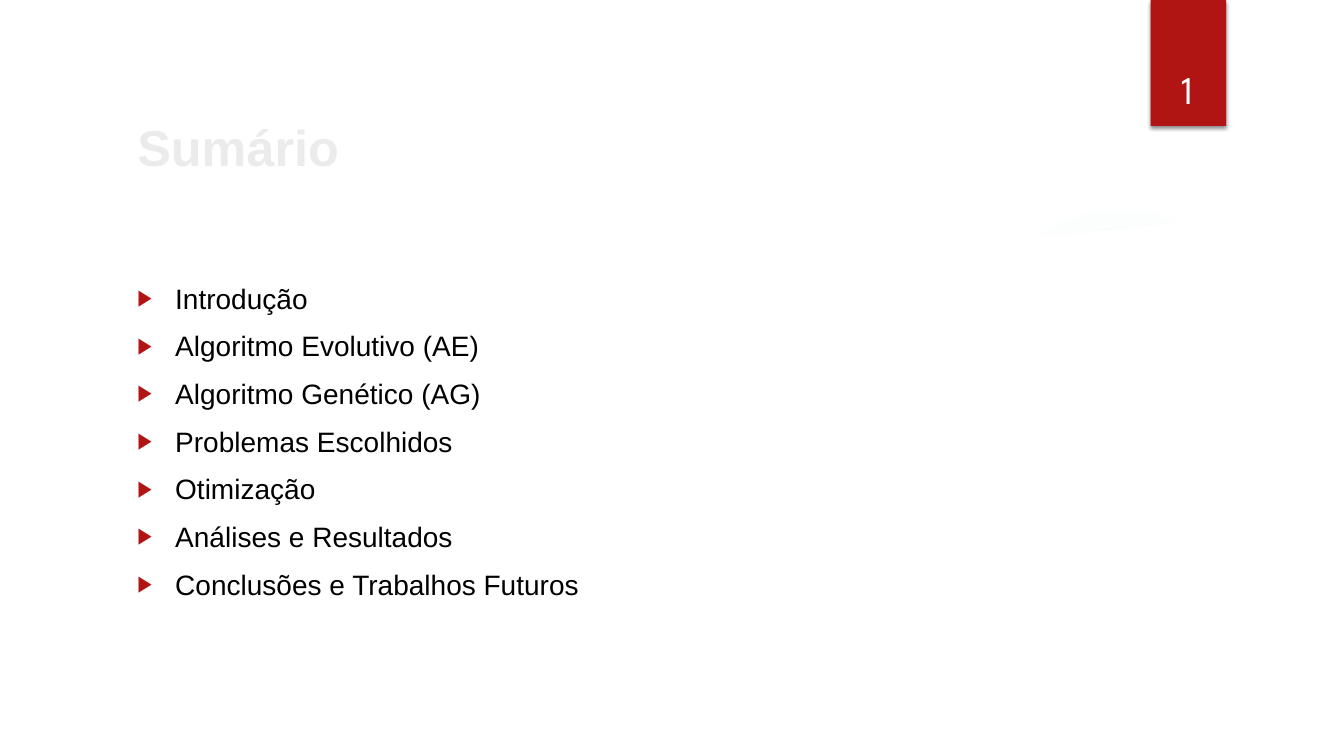
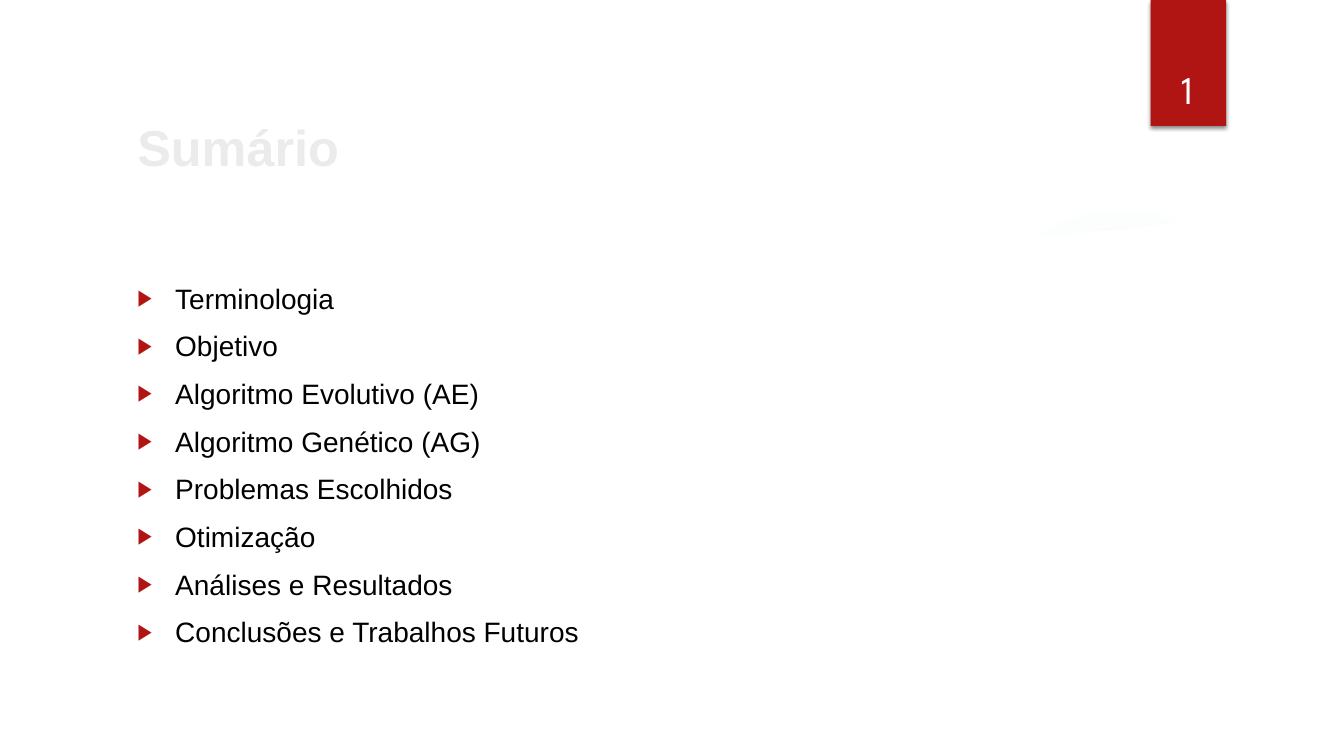
Before and after one commit to cassioss/genetics, a slide deck: slide 2 of presentations/TG2_Apresentacao_Cassio.pptx. Drawn at 1344x756 pixels with LibreOffice and Linux fonts; fonts in the diff are those of the drawing; background and template pictures are left out. Boxes give left, top, right and bottom in pixels: in the first picture for what was removed or moved away, otherwise in the second. Text is boxed around its words. In the diff, an @@ line names an element or a change of style, - is before the commit and + after.

```diff
--- a/presentations/TG2_Apresentacao_Cassio.pptx
+++ b/presentations/TG2_Apresentacao_Cassio.pptx
@@ text at (175, 288, 334, 362): text changed @@
-▶ Introdução
+▶ Terminologia
+▶ Objetivo
```
Also in this commit, not shown: 5 other slides changed, 9 slides added, 9 other files.
